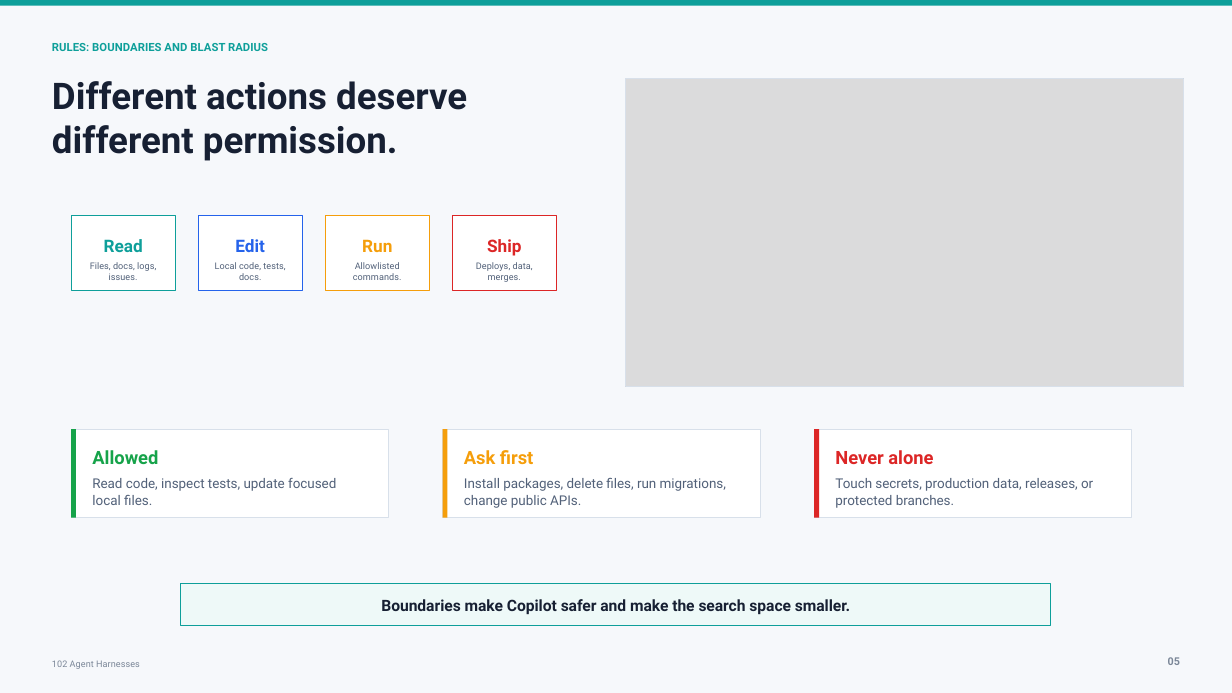
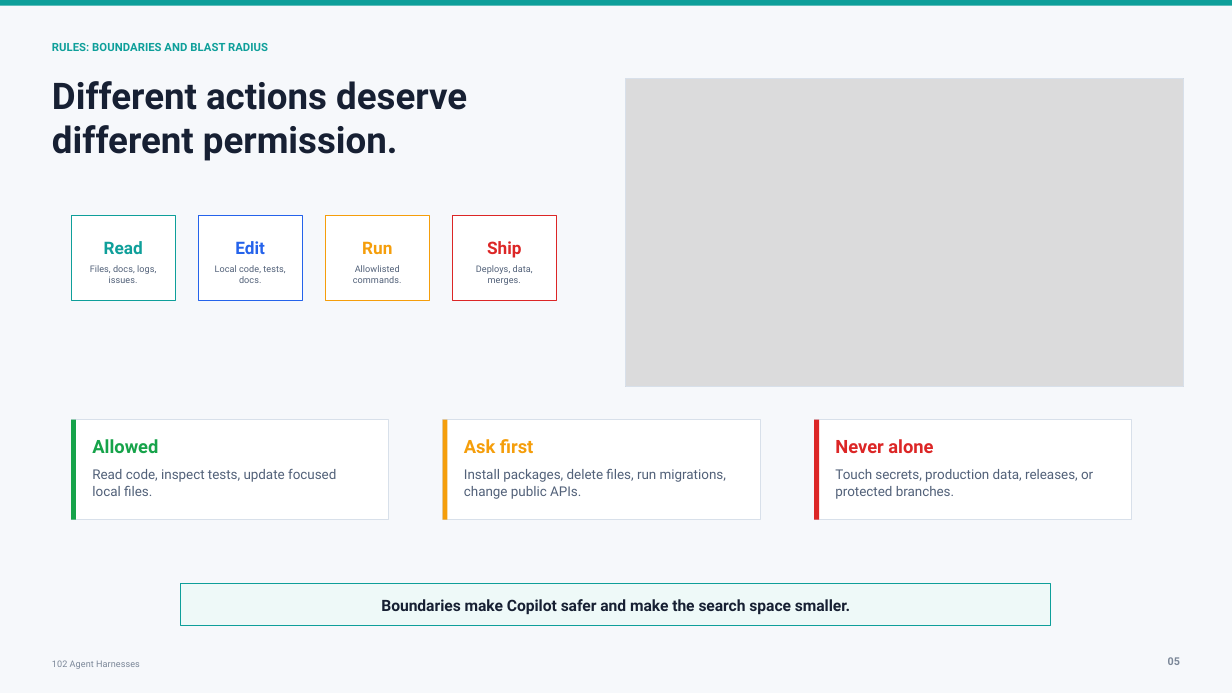
Before and after one commit to Cmcd9155/101-ai-basics-for-developers-presentation, a slide deck: slide 5 of presentations/102/deck/102-agent-harnesses.pptx. Drawn at 1232x693 pixels with LibreOffice and Linux fonts; fonts in the diff are those of the drawing; grey boxes stand for pictures. Boxes give left, top, right and bottom in pixels: in the first picture for what was removed or moved away, otherwise in the second. Text is boxed around its words. In the diff, an @@ line names an element or a change of style, - is before the commit and + after.

```diff
--- a/presentations/102/deck/102-agent-harnesses.pptx
+++ b/presentations/102/deck/102-agent-harnesses.pptx
@@ rectangle: place and size @@
-rectangle at [71, 215, 175, 290]
+rectangle at [71, 215, 175, 300]
@@ rectangle: place and size @@
-rectangle at [199, 215, 302, 290]
+rectangle at [199, 215, 302, 300]
@@ rectangle: place and size @@
-rectangle at [325, 215, 429, 290]
+rectangle at [325, 215, 429, 300]
@@ rectangle: place and size @@
-rectangle at [453, 215, 556, 290]
+rectangle at [453, 215, 556, 300]
@@ rectangle: place and size @@
-rectangle at [71, 430, 389, 518]
+rectangle at [71, 420, 389, 519]
@@ rectangle: place and size @@
-rectangle at [71, 430, 76, 518]
+rectangle at [71, 420, 76, 519]
@@ rectangle: place and size @@
-rectangle at [443, 430, 761, 518]
+rectangle at [443, 420, 761, 519]
@@ rectangle: place and size @@
-rectangle at [443, 430, 447, 518]
+rectangle at [443, 420, 447, 519]
@@ rectangle: place and size @@
-rectangle at [814, 430, 1132, 518]
+rectangle at [814, 420, 1132, 519]
@@ rectangle: place and size @@
-rectangle at [814, 430, 819, 518]
+rectangle at [814, 420, 819, 519]
@@ 3 texts: place and size @@
-3 texts at [92, 450, 933, 464]
+3 texts at [92, 439, 933, 453]
@@ text "Read code, inspect tests, update ...": place and size @@
-text "Read code, inspect tests, update ..." at [92, 478, 336, 505]
+text "Read code, inspect tests, update ..." at [92, 469, 336, 496]
@@ text "Install packages, delete files, run ...": place and size @@
-text "Install packages, delete files, run ..." at [464, 478, 726, 508]
+text "Install packages, delete files, run ..." at [464, 469, 726, 499]
@@ text "Touch secrets, production data, releases, ...": place and size @@
-text "Touch secrets, production data, releases, ..." at [835, 478, 1093, 508]
+text "Touch secrets, production data, releases, ..." at [835, 469, 1093, 499]
```
Also in this commit, not shown: 11 other slides changed, 17 other files.
